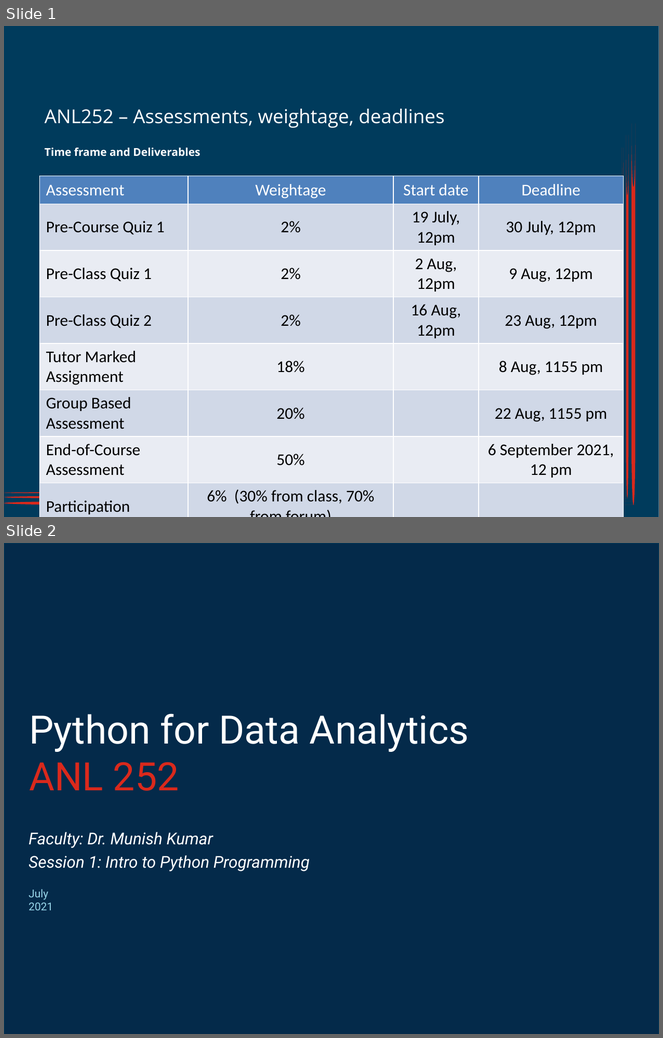
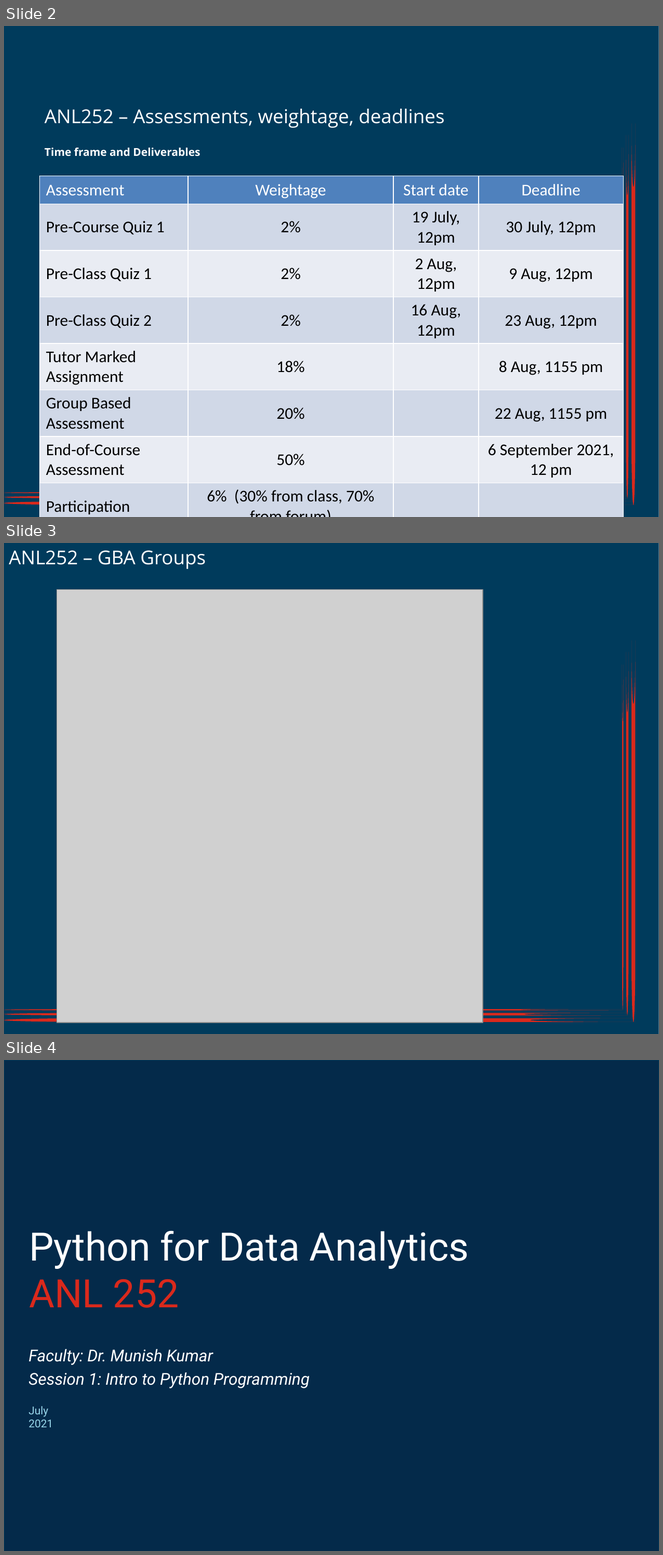
Before and after one commit to munishkumar-gh/munishkumar-gh.github.io, a slide deck: SuSS/ANL252_Python_4_Biz/3_Lecturer/Lecture_1/ANL252_SU1_Jul2021 (MK_edits).pptx. Shown one above the other, each under a label of ours: slides 1 and 2 before the commit, slides 2, 3 and 4 after it. The pictures are 663x1038 and 663x1555 pixels, drawn with LibreOffice and Linux fonts; fonts in the diff are those of the drawing; grey boxes stand for pictures; background and template pictures are left out. Boxes give left, top, right and bottom in pixels: in the first picture for what was removed or moved away, otherwise in the second. Text is boxed around its words. In the diff, an @@ line names an element or a change of style, - is before the commit and + after.

```diff
--- a/SuSS/ANL252_Python_4_Biz/3_Lecturer/Lecture_1/ANL252_SU1_Jul2021 (MK_edits).pptx
+++ b/SuSS/ANL252_Python_4_Biz/3_Lecturer/Lecture_1/ANL252_SU1_Jul2021 (MK_edits).pptx
@@ slide 3 added at (4, 543, 659, 1034), background #FFFFFF; not listed: 7 template elements that a slide beside it also shows @@
@@ title added at (9, 550, 206, 569), 21 pt, text #FFFFFF @@
+ANL252 – GBA Groups
@@ picture added at (57, 589, 483, 1023) @@
@@ what was slide 1 is now slide 2 @@
@@ what was slide 2 is now slide 4 @@
```
Also in this commit, not shown: 8 slides changed, 1 other slide added, 3 other files.
